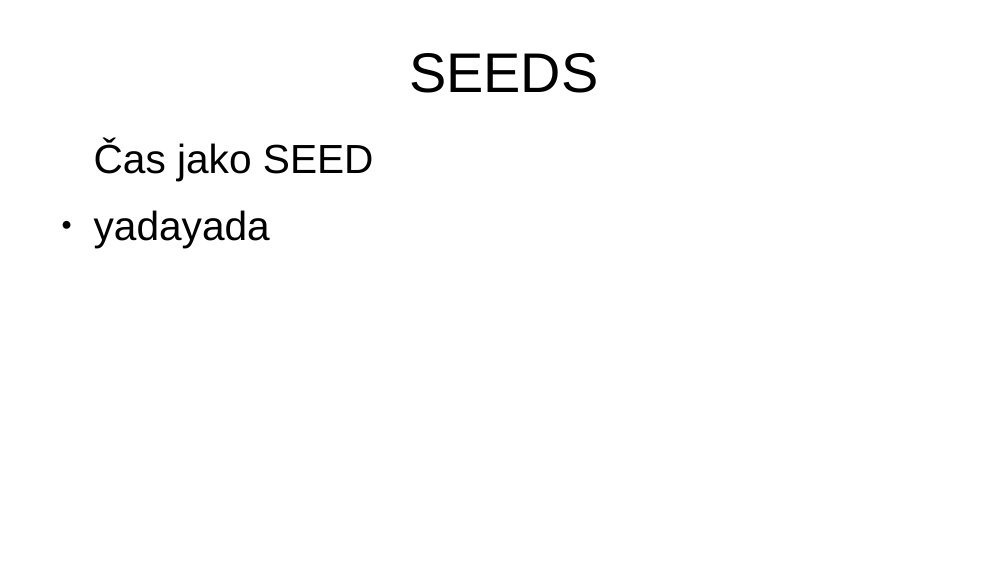
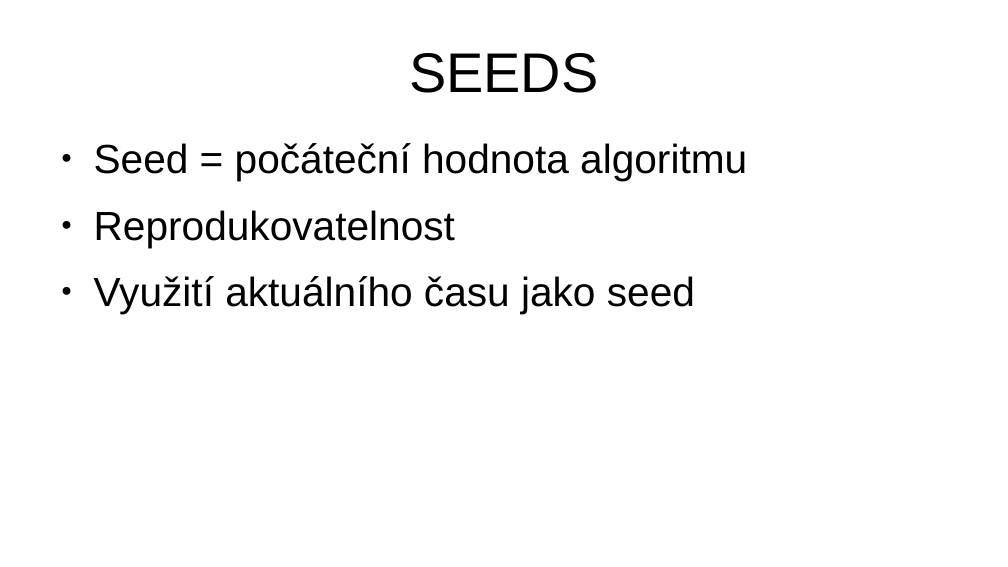
Before and after one commit to hruboson/UTB-PO-RAND, a slide deck: slide 7 of presentation.pptx (slide 6 before the commit). Drawn at 1008x567 pixels with LibreOffice and Linux fonts; fonts in the diff are those of the drawing. Boxes give left, top, right and bottom in pixels: in the first picture for what was removed or moved away, otherwise in the second. Text is boxed around its words. In the diff, an @@ line names an element or a change of style, - is before the commit and + after.

```diff
--- a/presentation.pptx
+++ b/presentation.pptx
@@ text at bbox=[94, 143, 747, 314]: text changed @@
-Čas jako SEED
-● yadayada
+● Seed = počáteční hodnota algoritmu
+● Reprodukovatelnost
+● Využití aktuálního času jako seed
```
Also in this commit, not shown: 13 slides added, 12 slides removed.
